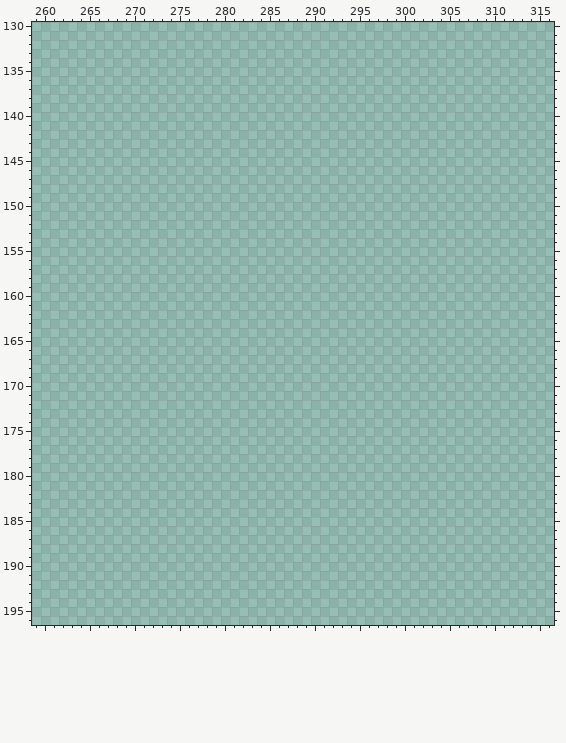
A pixel-art file gets an edit: Aseprite/tiles.aseprite. This is how it looked before the edit.
640x640 pixels, 1 frame. Colours within 5 levels of each other are drawn and written as one. Shown: x 259..316, y 130..196.
After:
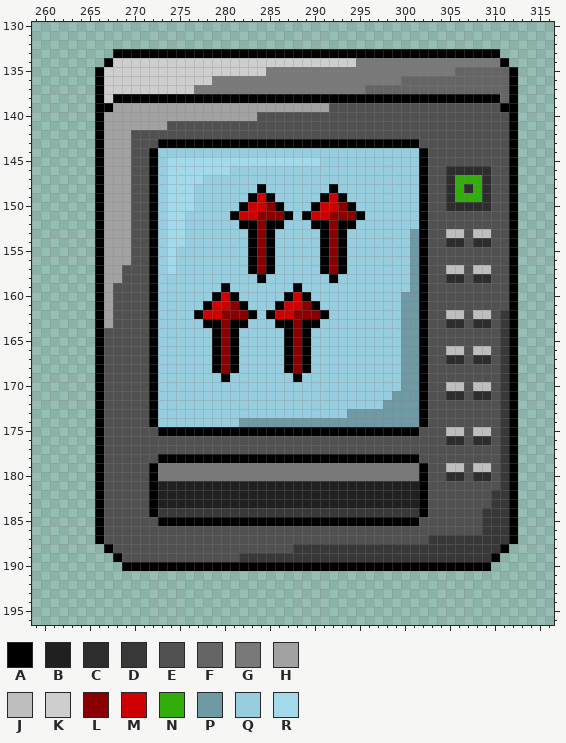
Palette (. is transparent): A #000000  B #202020  C #2d2d2d  D #393838  E #515151  F #656565  G #797979  H #a2a2a2  J #bebebe  K #cecece  L #8a0000  M #ce0000  N #31ae0b  P #7099a6  Q #96cddf  R #a2d9eb
Diff:
Changed rows in their new state; - is an unchanged pixel.
Layer "tiles":
first column x 266:
133 --AAAAAAAAAAAAAAAAAAAAAAAAAAAAAAAAAAAAAAAAAAA--
134 -AKKKKKKKKKKKKKKKKKKKKKKKKKKKGGGGGGGGGGGGGGGGA-
135 AKKKKKKKKKKKKKKKKKKGGGGGGGGGGGGGGGGGGGGGFFFFFFA
136 AKKKKKKKKKKKKGGGGGGGGGGGGGGGGGGGGGFFFFFFFFFFFFA
137 AKKKKKKKKKKGGGGGGGGGGGGGGGGGGGFFFFFFFFFFFFFFFFA
138 AKAAAAAAAAAAAAAAAAAAAAAAAAAAAAAAAAAAAAAAAAAAAFA
139 AAHHHHHHHHHHHHHHHHHHHHHHHHEEEEEEEEEEEEEEEEEEEAA
140 AHHHHHHHHHHHHHHHHHEEEEEEEEEEEEEEEEEEEEEEEEEEEEA
141 AHHHHHHHEEEEEEEEEEEEEEEEEEEEEEEEEEEEEEEEEEEEEEA
142 AHHHEEEEEEEEEEEEEEEEEEEEEEEEEEEEEEEEEEEEEEEEEEA
143 AHHHEEEAAAAAAAAAAAAAAAAAAAAAAAAAAAAAEEEEEEEEEEA
144 AHHHEEAQQQQQQQQQQQQQQQQQQQQQQQQQQQQQAEEEEEEEEEA
145 AHHHEEAQRRRRRRRRRRRRRRRRRQQQQQQQQQQQAEEEEEEEEEA
146 AHHHEEAQRRRRRRRQQQQQQQQQQQQQQQQQQQQQAEECCCCCEEA
147 AHHHEEAQRRRRQQQQQQQQQQQQQQQQQQQQQQQQAEECNNNCEEA
148 AHHHEEAQRRRQQQQQQQAQQQQQQQAQQQQQQQQQAEECNCNCEEA
149 AHHHEEAQRRRQQQQQQAMAQQQQQAMAQQQQQQQQAEECNNNCEEA
150 AHHHEEAQRRRQQQQQAMMLAQQQAMMLAQQQQQQQAEECCCCCEEA
151 AHHHEEAQRRQQQQQAMMLLLAQAMMLLLAQQQQQQAEEEEEEEEEA
152 AHHHEEAQRRQQQQQQAALAAQQQAALAAQQQQQQQAEEEEEEEEEA
153 AHHHEEAQRRQQQQQQQALAQQQQQALAQQQQQQQPAEEJJEJJEEA
154 AHHHEEAQRRQQQQQQQALAQQQQQALAQQQQQQQPAEECCECCEEA
155 AHHHEEAQRQQQQQQQQALAQQQQQALAQQQQQQQPAEEEEEEEEEA
156 AHHHEEAQRQQQQQQQQALAQQQQQALAQQQQQQQPAEEEEEEEEEA
157 AHHEEEAQRQQQQQQQQALAQQQQQALAQQQQQQQPAEEJJEJJEEA
158 AHHEEEAQQQQQQQQQQQAQQQQQQQAQQQQQQQQPAEECCECCEEA
159 AHEEEEAQQQQQQQAQQQQQQQAQQQQQQQQQQQQPAEEEEEEEEEA
160 AHEEEEAQQQQQQAMAQQQQQAMAQQQQQQQQQQPPAEEEEEEEEEA
161 AHEEEEAQQQQQAMMLAQQQAMMLAQQQQQQQQQPPAEEEEEEEEEA
162 AHEEEEAQQQQAMMLLLAQAMMLLLAQQQQQQQQPPAEEJJEJJEDA
163 AHEEEEAQQQQQAALAAQQQAALAAQQQQQQQQQPPAEECCECCEDA
164 AEEEEEAQQQQQQALAQQQQQALAQQQQQQQQQQPPAEEEEEEEEDA
165 AEEEEEAQQQQQQALAQQQQQALAQQQQQQQQQQPPAEEEEEEEEDA
166 AEEEEEAQQQQQQALAQQQQQALAQQQQQQQQQQPPAEEJJEJJEDA
167 AEEEEEAQQQQQQALAQQQQQALAQQQQQQQQQQPPAEECCECCEDA
168 AEEEEEAQQQQQQALAQQQQQALAQQQQQQQQQQPPAEEEEEEEEDA
169 AEEEEEAQQQQQQQAQQQQQQQAQQQQQQQQQQQPPAEEEEEEEEDA
170 AEEEEEAQQQQQQQQQQQQQQQQQQQQQQQQQQQPPAEEJJEJJEDA
171 AEEEEEAQQQQQQQQQQQQQQQQQQQQQQQQQQPPPAEECCECCEDA
172 AEEEEEAQQQQQQQQQQQQQQQQQQQQQQQQQPPPPAEEEEEEEEDA
173 AEEEEEAQQQQQQQQQQQQQQQQQQQQQPPPPPPPPAEEEEEEEEDA
174 AEEEEEAQQQQQQQQQPPPPPPPPPPPPPPPPPPPPAEEEEEEEEDA
175 AEEEEEEAAAAAAAAAAAAAAAAAAAAAAAAAAAAAEEEJJEJJEDA
176 AEEEEEEEEEEEEEEEEEEEEEEEEEEEEEEEEEEEEEECCECCEDA
177 AEEEEEEEEEEEEEEEEEEEEEEEEEEEEEEEEEEEEEEEEEEEEDA
178 AEEEEEEAAAAAAAAAAAAAAAAAAAAAAAAAAAAAEEEEEEEEEDA
179 AEEEEEAGGGGGGGGGGGGGGGGGGGGGGGGGGGGGAEEJJEJJEDA
180 AEEEEEAGGGGGGGGGGGGGGGGGGGGGGGGGGGGGAEECCECCEDA
181 AEEEEEABBBBBBBBBBBBBBBBBBBBBBBBBBBBBAEEEEEEEEDA
182 AEEEEEABBBBBBBBBBBBBBBBBBBBBBBBBBBBBAEEEEEEEDDA
183 AEEEEEABBBBBBBBBBBBBBBBBBBBBBBBBBBBBAEEEEEEEDDA
184 AEEEEEADDDDDDDDDDDDDDDDDDDDDDDDDDDDDAEEEEEEDDDA
185 AEEEEEEAAAAAAAAAAAAAAAAAAAAAAAAAAAAAEEEEEEEDDDA
186 AEEEEEEEEEEEEEEEEEEEEEEEEEEEEEEEEEEEEEEEEEEDDDA
187 AEEEEEEEEEEEEEEEEEEEEEEEEEEEEEEEEEEEEDDDDDDDDDA
188 -AEEEEEEEEEEEEEEEEEEEEDDDDDDDDDDDDDDDDDDDDDDDA-
189 --AEEEEEEEEEEEEEDDDDDDDDDDDDDDDDDDDDDDDDDDDDA--
190 ---AAAAAAAAAAAAAAAAAAAAAAAAAAAAAAAAAAAAAAAAA---
Pixel boxes of the changes (left, top, right, bottom) in both pictures:
added: (95, 49, 518, 571)
